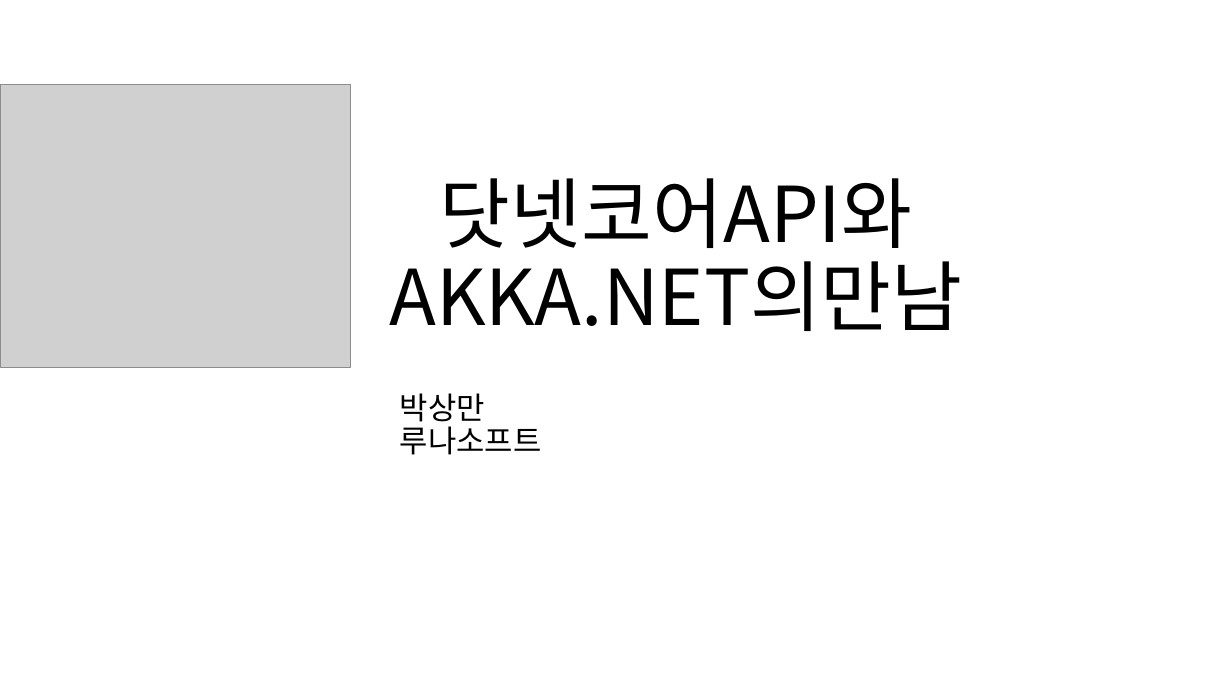
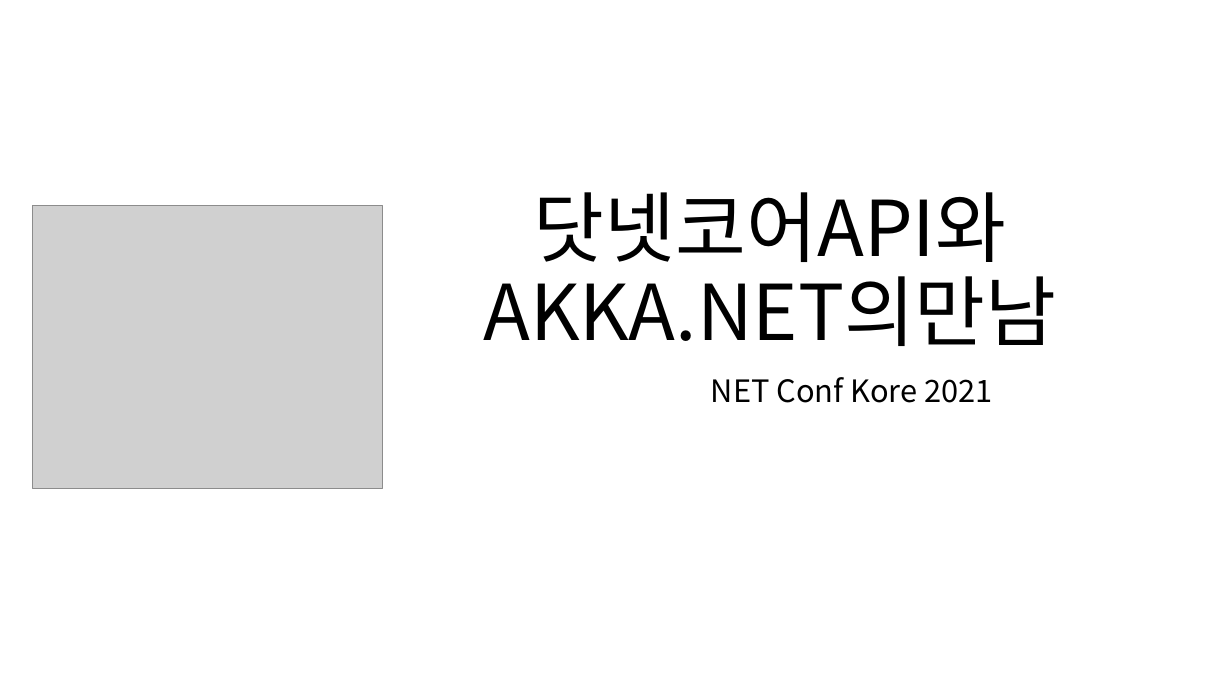
Before and after one commit to psmon/AkkaDotModule, a slide deck: slide 1 of Doc/DotCoreApiWithAkka.pptx. Drawn at 1232x693 pixels with LibreOffice and Linux fonts; fonts in the diff are those of the drawing; grey boxes stand for pictures. Boxes give left, top, right and bottom in pixels: in the first picture for what was removed or moved away, otherwise in the second. Text is boxed around its words. In the diff, an @@ line names an element or a change of style, - is before the commit and + after.

```diff
--- a/Doc/DotCoreApiWithAkka.pptx
+++ b/Doc/DotCoreApiWithAkka.pptx
@@ title "닷넷코어API와 AKKA.NET의만남": place and size @@
-title "닷넷코어API와 AKKA.NET의만남" at [389,178,962,331]
+title "닷넷코어API와 AKKA.NET의만남" at [483,192,1056,346]
@@ picture: place and size @@
-picture at [0,84,350,367]
+picture at [32,205,383,488]
@@ subtitle added at [711,377,992,403], 24 pt, text #000000 @@
+NET Conf Kore 2021
@@ subtitle removed at [400,393,542,455] @@
-박상만
-루나소프트
```
Also in this commit, not shown: 7 other slides changed, 3 slides added, 12 slides removed, 7 other files.
